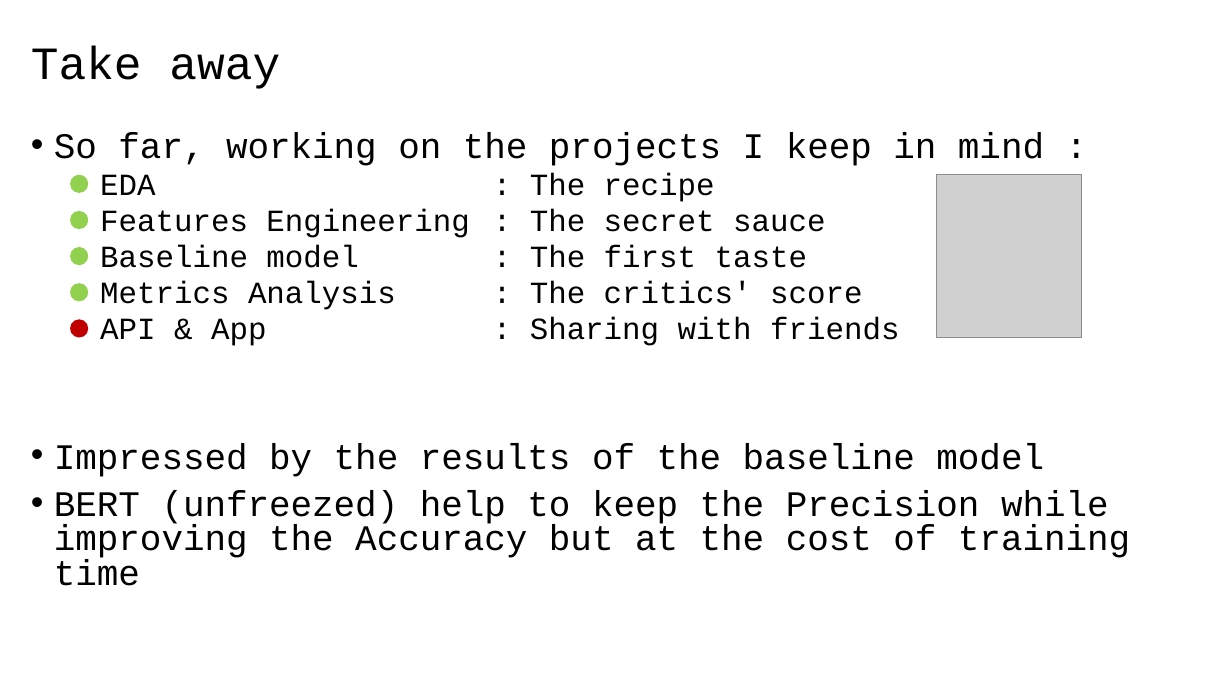
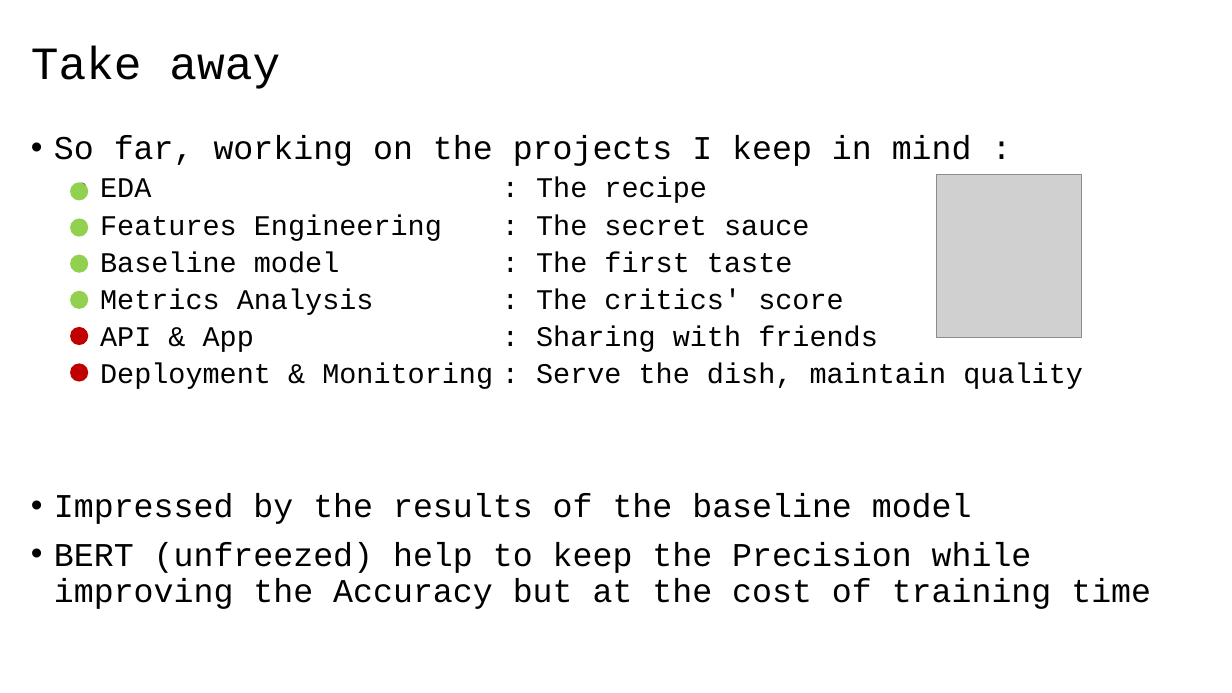
Before and after one commit to 40tude/02_Data-Science_Fullstack_march_2024, a slide deck: slide 10 of 07_deep_learning/99_Project_ATT/01_att_project.pptx. Drawn at 1232x693 pixels with LibreOffice and Linux fonts; fonts in the diff are those of the drawing; grey boxes stand for pictures. Boxes give left, top, right and bottom in pixels: in the first picture for what was removed or moved away, otherwise in the second. Text is boxed around its words. In the diff, an @@ line names an element or a change of style, - is before the commit and + after.

```diff
--- a/07_deep_learning/99_Project_ATT/01_att_project.pptx
+++ b/07_deep_learning/99_Project_ATT/01_att_project.pptx
@@ text at bbox=[54, 135, 1151, 609]: size 28 to 25.9 pt in "So far, working on the projects I ...", "Impressed by the results of the baseline ...", "BERT (unfreezed) help to keep the Precision ..."; size 24 to 22.2 pt in "EDA : The recipe", "Features Engineering : The secret sauce", "Baseline model : The first taste", "Metrics Analysis : The critics' score" and 1 more places; line spacing 0.8 to 0.9 @@
@@ ellipse: place and size @@
-ellipse at bbox=[70, 247, 89, 265]
+ellipse at bbox=[70, 255, 89, 274]
@@ ellipse: place and size @@
-ellipse at bbox=[70, 283, 89, 301]
+ellipse at bbox=[70, 291, 89, 310]
@@ 3 ellipses: place and size @@
-3 ellipses at bbox=[70, 175, 89, 338]
+3 ellipses at bbox=[70, 182, 89, 346]
@@ ellipse added at bbox=[70, 363, 89, 382], fill #C00000 @@
@@ text at bbox=[100, 363, 1083, 389]: paragraph added @@
+  • Deployment & Monitoring : Serve the dish, maintain quality
```
Also in this commit, not shown: 5 other files.
